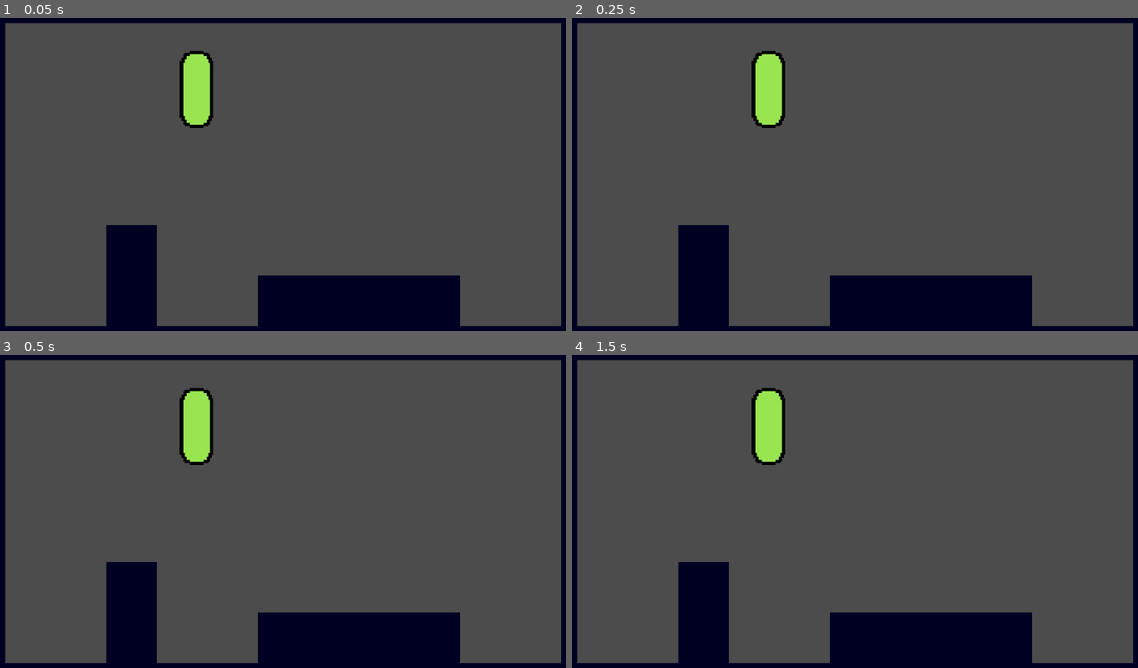
Above: before the commit, frames 1-4 (two rows, left to right).
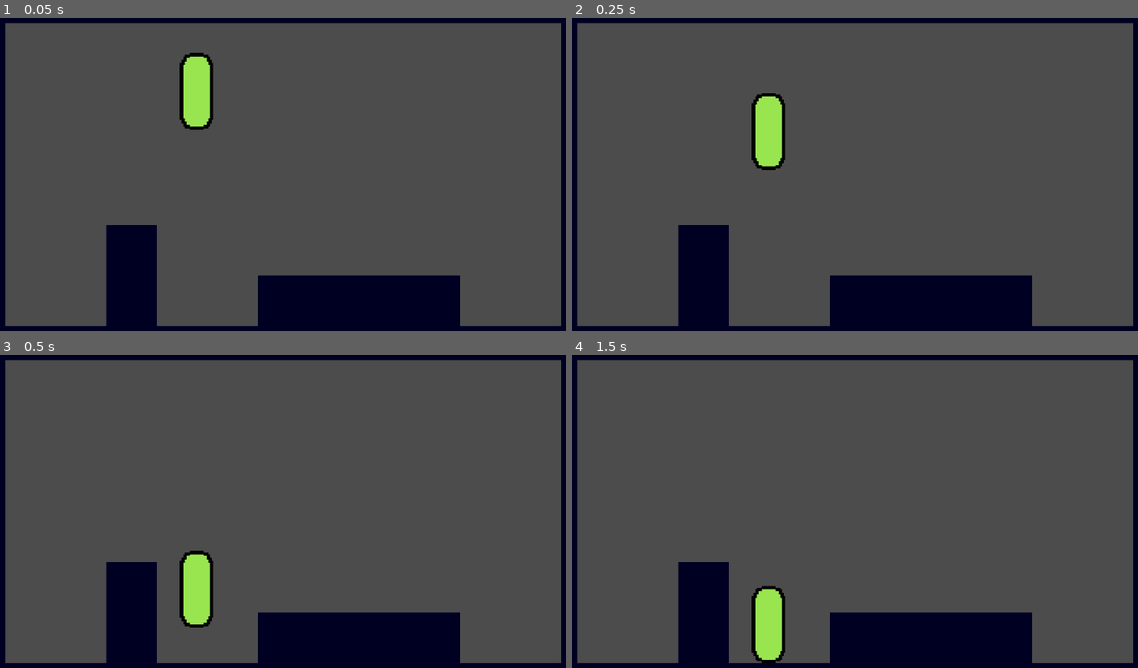
Above: after the commit, the same moments.

Repository: SXH7/PlatformerPractice
Game: Godot game, scene res://src/Levels/Test Level.tscn
Same seed, same stepped clock (60 frames per second), same inputs: the game is played once before the commit and once after it. The project has no main scene, so this scene is started directly.
Inputs:
- Up to frame 1 (0.05 s): no input
- Up to frame 2 (0.25 s): no input
- Up to frame 3 (0.5 s): no input
- Up to frame 4 (1.5 s): tap Enter at 1.25 s

The runs differ from the first frame. In frame 1, 0.2% of the frame differs, in the area x 31-38%, y 10-36%; in frame 2, 1.8%; in frame 3, 2.8%, in the area x 31-38%, y 10-88%; in frame 4, 2.8%.

Commit message:
added gravity, movement, and jumps

Diff:
--- a/src/Actors/Player.gd
+++ b/src/Actors/Player.gd
@@ -1 +1,26 @@
 extends Actor
+
+
+func _physics_process(delta):
+	var direction: = getDir()
+	velocity = calcVel(velocity, speed, direction)
+	velocity = move_and_slide(velocity, Vector2.UP)
+
+func calcVel(
+	linear_velocity: Vector2,
+	speed: Vector2,
+	direction: Vector2) -> Vector2:
+	var newVel: = linear_velocity
+
+	newVel.x = speed.x * direction.x
+	newVel.y += gravity * get_physics_process_delta_time()
+	if direction.y == -1.0:
+		newVel.y = speed.y * direction.y
+
+	return newVel
+
+func getDir() -> Vector2:
+	return Vector2(
+		Input.get_action_strength("moveRight") - Input.get_action_strength("moveLeft"),
+		-1.0 if Input.is_action_just_pressed("jump") and is_on_floor() else 0.50
+	)
